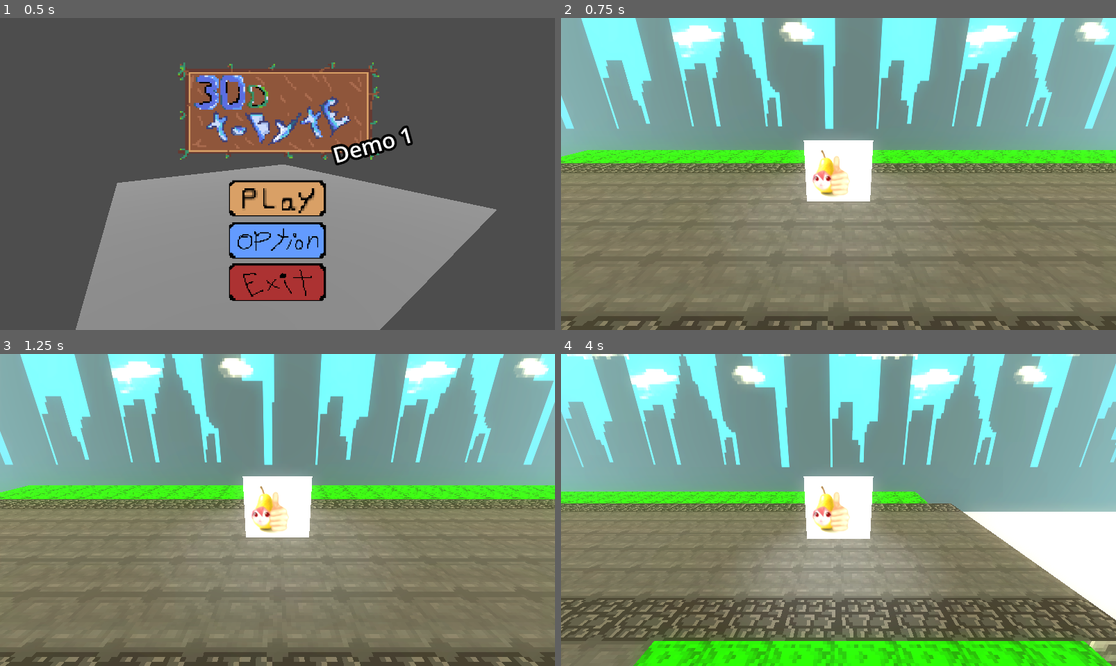
Above: before the commit, frames 1-4 (two rows, left to right).
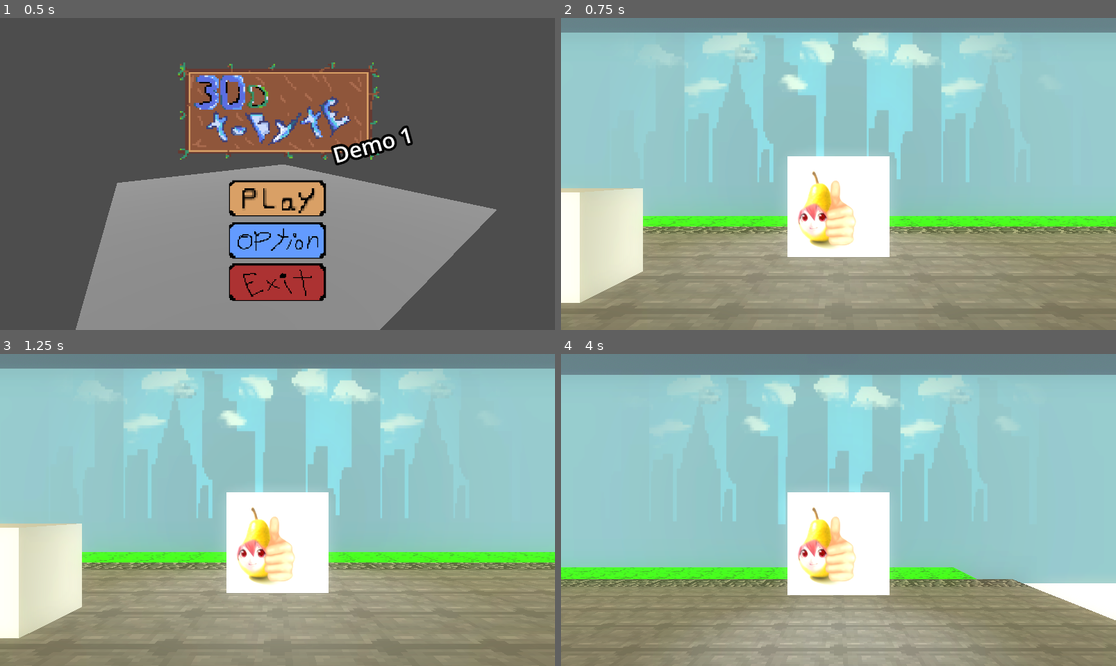
Above: after the commit, the same moments.

Repository: Gobyko23/30_DayToByte
Game: Godot game, scene res://Menu_scence/Menu3D.tscn
Same seed, same stepped clock (60 frames per second), same inputs: the game is played once before the commit and once after it.
Inputs (mouse positions are in pixels of both pictures, inside the frame that each line leads up to):
- Up to frame 1 (0.5 s): no input
- Up to frame 2 (0.75 s): click (838, 198) at 0.5 s
- Up to frame 3 (1.25 s): no input
- Up to frame 4 (4 s): tap Enter (ui_accept) at 1.25, 1.52, 2.27, 3.77 s; hold Right (ui_right) 1.28-2.03 s; hold E (interact_bind) 1.28-2.03 s; hold Down (ui_down) 2.03-2.78 s; tap E (interact_bind) at 2.1, 3.6 s; hold Right (ui_right) 2.78-3.53 s; hold E (interact_bind) 2.78-3.53 s; hold Up (ui_up) from 3.53 s (still down)

Frame 1 is identical in both runs. In frame 2, 89% of the frame differs, in the area x 0-100%, y 0-100%; in frame 3, 89%; in frame 4, 90%.

Commit message:
Added Scence Interact to main
AAA

Diff:
--- a/Scence/Interac_System.tscn
+++ b/Scence/Interac_System.tscn
@@ -1,31 +1,7 @@
-[gd_scene load_steps=13 format=4 uid="uid://jf7una4atcek"]
+[gd_scene load_steps=7 format=4 uid="uid://jf7una4atcek"]
 
 [ext_resource type="Script" uid="uid://b8eh1eklrlyby" path="res://Scripts/InteractObject.gd" id="1_7h88j"]
-[ext_resource type="PackedScene" uid="uid://o6ai16t3tw6e" path="res://Scence/Player.tscn" id="1_8wiu1"]
 [ext_resource type="Material" uid="uid://bfvuydppwvo7w" path="res://Matirial/Black.tres" id="2_qib8o"]
-
-[sub_resource type="ProceduralSkyMaterial" id="ProceduralSkyMaterial_8wiu1"]
-sky_horizon_color = Color(0.662243, 0.671743, 0.686743, 1)
-ground_horizon_color = Color(0.662243, 0.671743, 0.686743, 1)
-
-[sub_resource type="Sky" id="Sky_7h88j"]
-sky_material = SubResource("ProceduralSkyMaterial_8wiu1")
-
-[sub_resource type="Environment" id="Environment_qib8o"]
-background_mode = 2
-sky = SubResource("Sky_7h88j")
-tonemap_mode = 2
-glow_enabled = true
-glow_normalized = true
-glow_intensity = 0.99
-glow_strength = 0.37
-glow_bloom = 0.08
-glow_blend_mode = 1
-
-[sub_resource type="BoxMesh" id="BoxMesh_38kcp"]
-
-[sub_resource type="ConcavePolygonShape3D" id="ConcavePolygonShape3D_8wiu1"]
-data = PackedVector3Array(-0.5, 0.5, 0.5, 0.5, 0.5, 0.5, -0.5, -0.5, 0.5, 0.5, 0.5, 0.5, 0.5, -0.5, 0.5, -0.5, -0.5, 0.5, 0.5, 0.5, -0.5, -0.5, 0.5, -0.5, 0.5, -0.5, -0.5, -0.5, 0.5, -0.5, -0.5, -0.5, -0.5, 0.5, -0.5, -0.5, 0.5, 0.5, 0.5, 0.5, 0.5, -0.5, 0.5, -0.5, 0.5, 0.5, 0.5, -0.5, 0.5, -0.5, -0.5, 0.5, -0.5, 0.5, -0.5, 0.5, -0.5, -0.5, 0.5, 0.5, -0.5, -0.5, -0.5, -0.5, 0.5, 0.5, -0.5, -0.5, 0.5, -0.5, -0.5, -0.5, 0.5, 0.5, 0.5, -0.5, 0.5, 0.5, 0.5, 0.5, -0.5, -0.5, 0.5, 0.5, -0.5, 0.5, -0.5, 0.5, 0.5, -0.5, -0.5, -0.5, 0.5, 0.5, -0.5, 0.5, -0.5, -0.5, -0.5, 0.5, -0.5, 0.5, 0.5, -0.5, -0.5, -0.5, -0.5, -0.5)
 
 [sub_resource type="PhysicsMaterial" id="PhysicsMaterial_8wiu1"]
 rough = true
@@ -50,34 +26,14 @@
 
 [node name="Node3D" type="Node3D"]
 
-[node name="DirectionalLight3D" type="DirectionalLight3D" parent="."]
-transform = Transform3D(-0.986286, -0.0446619, 0.15889, 0, 0.962692, 0.2706, -0.165048, 0.266889, -0.949489, -0.0587692, 6.97441, -24.9534)
-light_energy = 1.8
-shadow_enabled = true
-
-[node name="WorldEnvironment" type="WorldEnvironment" parent="."]
-environment = SubResource("Environment_qib8o")
-
-[node name="MeshInstance3D2" type="MeshInstance3D" parent="."]
-transform = Transform3D(80.3825, 0, 0, 0, 0.155824, 0, 0, 0, 26.9874, 0, 0.470421, -8.26239)
-layers = 2
-cast_shadow = 0
-mesh = SubResource("BoxMesh_38kcp")
-skeleton = NodePath("../..")
-
-[node name="StaticBody3D" type="StaticBody3D" parent="MeshInstance3D2"]
-
-[node name="CollisionShape3D" type="CollisionShape3D" parent="MeshInstance3D2/StaticBody3D"]
-shape = SubResource("ConcavePolygonShape3D_8wiu1")
-
 [node name="TheBox" type="RigidBody3D" parent="." groups=["interactable"]]
-transform = Transform3D(1, 0, 0, 0, 1, 0, 0, 0, 1, 4.84592, 5.18174, 0)
 collision_layer = 2
 mass = 0.001
 physics_material_override = SubResource("PhysicsMaterial_8wiu1")
 script = ExtResource("1_7h88j")
 
 [node name="CollisionShape3D" type="CollisionShape3D" parent="TheBox"]
+transform = Transform3D(1.15, 0, 0, 0, 1.15, 0, 0, 0, 1.15, 0, 0, 0)
 shape = SubResource("BoxShape3D_8wiu1")
 
 [node name="MeshInstance3D2" type="MeshInstance3D" parent="TheBox"]
@@ -87,78 +43,3 @@
 visible = false
 mesh = SubResource("ArrayMesh_qib8o")
 skeleton = NodePath("../MeshInstance3D2")
-
-[node name="TheBox2" type="RigidBody3D" parent="." groups=["interactable"]]
-transform = Transform3D(1, 0, 0, 0, 1, 0, 0, 0, 1, 6.2939, 5.18174, 0)
-collision_layer = 2
-mass = 0.001
-physics_material_override = SubResource("PhysicsMaterial_8wiu1")
-script = ExtResource("1_7h88j")
-
-[node name="CollisionShape3D" type="CollisionShape3D" parent="TheBox2"]
-shape = SubResource("BoxShape3D_8wiu1")
-
-[node name="MeshInstance3D2" type="MeshInstance3D" parent="TheBox2"]
-mesh = SubResource("BoxMesh_qib8o")
-
-[node name="HighlightMesh" type="MeshInstance3D" parent="TheBox2"]
-visible = false
-mesh = SubResource("ArrayMesh_qib8o")
-skeleton = NodePath("../MeshInstance3D2")
-
-[node name="TheBox3" type="RigidBody3D" parent="." groups=["interactable"]]
-transform = Transform3D(1, 0, 0, 0, 1, 0, 0, 0, 1, 8.00382, 5.18174, 0)
-collision_layer = 2
-mass = 0.001
-physics_material_override = SubResource("PhysicsMaterial_8wiu1")
-script = ExtResource("1_7h88j")
-
-[node name="CollisionShape3D" type="CollisionShape3D" parent="TheBox3"]
-shape = SubResource("BoxShape3D_8wiu1")
-
-[node name="MeshInstance3D2" type="MeshInstance3D" parent="TheBox3"]
-mesh = SubResource("BoxMesh_qib8o")
-
-[node name="HighlightMesh" type="MeshInstance3D" parent="TheBox3"]
-visible = false
-mesh = SubResource("ArrayMesh_qib8o")
-skeleton = NodePath("../MeshInstance3D2")
-
-[node name="TheBox4" type="RigidBody3D" parent="." groups=["interactable"]]
-transform = Transform3D(1, 0, 0, 0, 1, 0, 0, 0, 1, 8.00382, 7.1979, 0)
-collision_layer = 2
-mass = 0.001
-physics_material_override = SubResource("PhysicsMaterial_8wiu1")
-script = ExtResource("1_7h88j")
-
-[node name="CollisionShape3D" type="CollisionShape3D" parent="TheBox4"]
-shape = SubResource("BoxShape3D_8wiu1")
-
-[node name="MeshInstance3D2" type="MeshInstance3D" parent="TheBox4"]
-mesh = SubResource("BoxMesh_qib8o")
-
-[node name="HighlightMesh" type="MeshInstance3D" parent="TheBox4"]
-visible = false
-mesh = SubResource("ArrayMesh_qib8o")
-skeleton = NodePath("../MeshInstance3D2")
-
-[node name="TheBox5" type="RigidBody3D" parent="." groups=["interactable"]]
-transform = Transform3D(1, 0, 0, 0, 1, 0, 0, 0, 1, 7.57738, 8.70443, 0)
-collision_layer = 2
-mass = 0.001
-physics_material_override = SubResource("PhysicsMaterial_8wiu1")
-script = ExtResource("1_7h88j")
-
-[node name="CollisionShape3D" type="CollisionShape3D" parent="TheBox5"]
-shape = SubResource("BoxShape3D_8wiu1")
-
-[node name="MeshInstance3D2" type="MeshInstance3D" parent="TheBox5"]
-mesh = SubResource("BoxMesh_qib8o")
-
-[node name="HighlightMesh" type="MeshInstance3D" parent="TheBox5"]
-visible = false
-mesh = SubResource("ArrayMesh_qib8o")
-skeleton = NodePath("../MeshInstance3D2")
-
-[node name="Player" parent="." instance=ExtResource("1_8wiu1")]
-transform = Transform3D(1, 0, 0, 0, 1, 0, 0, 0, 1, -1.40444, 4.27167, -3.96831)
--- a/Scence/Main_Game.tscn
+++ b/Scence/Main_Game.tscn
@@ -1,8 +1,9 @@
-[gd_scene load_steps=9 format=3 uid="uid://ds23uuxkvbpfi"]
+[gd_scene load_steps=10 format=3 uid="uid://ds23uuxkvbpfi"]
 
 [ext_resource type="PackedScene" uid="uid://o6ai16t3tw6e" path="res://Scence/Player.tscn" id="1_saw18"]
 [ext_resource type="PackedScene" uid="uid://br461d2cjfani" path="res://Scence/bg.tscn" id="2_2ql1y"]
 [ext_resource type="MeshLibrary" uid="uid://bvlbel0ympipq" path="res://Assets/Tile_set/All/Out_Side_2.tres" id="3_yxyh7"]
+[ext_resource type="PackedScene" uid="uid://jf7una4atcek" path="res://Scence/Interac_System.tscn" id="4_o4lyb"]
 
 [sub_resource type="ProceduralSkyMaterial" id="ProceduralSkyMaterial_yxyh7"]
 sky_top_color = Color(0.191332, 0.208243, 0.231771, 1)
@@ -64,16 +65,16 @@
 omni_attenuation = -0.605
 
 [node name="BG" parent="." instance=ExtResource("2_2ql1y")]
-transform = Transform3D(13.2938, 0, 0, 0, 16.1316, 0, 0, 0, 5.55251, -17.3461, 4.01376, -51.7765)
+transform = Transform3D(15.3922, 0, 0, 0, 22.7962, 0, 0, 0, 5.55251, -21.5875, 10.6858, -84.2225)
 
 [node name="BG2" parent="." instance=ExtResource("2_2ql1y")]
-transform = Transform3D(13.2938, 0, 0, 0, 16.1316, 0, 0, 0, 5.55251, -67.9453, 4.01376, -51.7765)
+transform = Transform3D(15.3922, 0, 0, 0, 22.7962, 0, 0, 0, 5.55251, -80.1735, 10.6858, -84.2225)
 
 [node name="BG3" parent="." instance=ExtResource("2_2ql1y")]
-transform = Transform3D(13.2938, 0, 0, 0, 16.1316, 0, 0, 0, 5.55251, 33.2068, 4.01376, -51.7765)
+transform = Transform3D(15.3922, 0, 0, 0, 22.7962, 0, 0, 0, 5.55251, 36.945, 10.6858, -84.2225)
 
 [node name="BG4" parent="." instance=ExtResource("2_2ql1y")]
-transform = Transform3D(13.2938, 0, 0, 0, 16.1316, 0, 0, 0, 5.55251, 83.7936, 4.01376, -51.7765)
+transform = Transform3D(15.3922, 0, 0, 0, 22.7962, 0, 0, 0, 5.55251, 95.5167, 10.6858, -84.2225)
 
 [node name="Part" type="Node3D" parent="."]
 transform = Transform3D(1, 0, 0, 0, 1, 0, 0, 0, 1, -116.906, 0, 0)
@@ -130,3 +131,6 @@
 light_indirect_energy = 2.324
 light_volumetric_fog_energy = 1.441
 light_specular = 1.331
+
+[node name="Node3D" parent="." instance=ExtResource("4_o4lyb")]
+transform = Transform3D(1, 0, 0, 0, 1, 0, 0, 0, 1, -6.84386, 2.05415, -9.52329)
--- a/Scence/Player.tscn
+++ b/Scence/Player.tscn
@@ -32,9 +32,9 @@
 debug_color = Color(0.0153334, 0.723173, 0.841146, 0.42)
 
 [node name="Player_Camera" type="Camera3D" parent="."]
-transform = Transform3D(1, 0, 0, 0, 0.93824, 0.345986, 0, -0.345986, 0.93824, 0, 2.09356, 5.03081)
+transform = Transform3D(1, 0, 0, 0, 1, 0, 0, 0, 1, 0, 0.766473, 5.09207)
 doppler_tracking = 2
-fov = 67.5
+fov = 48.8
 
 [node name="InteractArea" type="Area3D" parent="."]
 collision_mask = 2
@@ -86,6 +86,7 @@
 grow_vertical = 2
 theme_override_styles/background = SubResource("StyleBoxEmpty_16m5h")
 theme_override_styles/fill = SubResource("StyleBoxFlat_16m5h")
+show_percentage = false
 
 [connection signal="body_entered" from="InteractArea" to="." method="_on_interact_area_body_entered"]
 [connection signal="body_exited" from="InteractArea" to="." method="_on_interact_area_body_exited"]
--- a/Scence/char_sprite.gd
+++ b/Scence/char_sprite.gd
@@ -1,8 +1,8 @@
 extends CharacterBody3D
 
 
-const SPEED = 6.0
-const JUMP_VELOCITY = 4.5
+const SPEED :float= 6.0
+const JUMP_VELOCITY :float= 4.5
 @onready var InteractArea = $InteractArea
 @onready var InteractText = $Text_Screen
 @onready var HoldBar = $Text_Screen/HoldBar
@@ -11,9 +11,9 @@
 
 
 # เวลาที่ต้องการให้ผู้เล่นกดค้าง (วินาที)
-const HOLD_TIME = 0.5
-var hold_timer := 0.0
-var is_holding := false
+const HOLD_TIME :float= 0.9
+var hold_timer :float= 0.0
+var is_holding :bool= false
 
 func _physics_process(delta: float) -> void:
 	# Add the gravity.
--- a/project.godot
+++ b/project.godot
@@ -21,6 +21,38 @@
 
 [input]
 
+ui_left={
+"deadzone": 0.5,
+"events": [Object(InputEventKey,"resource_local_to_scene":false,"resource_name":"","device":0,"window_id":0,"alt_pressed":false,"shift_pressed":false,"ctrl_pressed":false,"meta_pressed":false,"pressed":false,"keycode":4194319,"physical_keycode":0,"key_label":0,"unicode":0,"location":0,"echo":false,"script":null)
+, Object(InputEventJoypadButton,"resource_local_to_scene":false,"resource_name":"","device":0,"button_index":13,"pressure":0.0,"pressed":false,"script":null)
+, Object(InputEventJoypadMotion,"resource_local_to_scene":false,"resource_name":"","device":0,"axis":0,"axis_value":-1.0,"script":null)
+, Object(InputEventKey,"resource_local_to_scene":false,"resource_name":"","device":-1,"window_id":0,"alt_pressed":false,"shift_pressed":false,"ctrl_pressed":false,"meta_pressed":false,"pressed":false,"keycode":0,"physical_keycode":65,"key_label":0,"unicode":97,"location":0,"echo":false,"script":null)
+]
+}
+ui_right={
+"deadzone": 0.5,
+"events": [Object(InputEventKey,"resource_local_to_scene":false,"resource_name":"","device":0,"window_id":0,"alt_pressed":false,"shift_pressed":false,"ctrl_pressed":false,"meta_pressed":false,"pressed":false,"keycode":4194321,"physical_keycode":0,"key_label":0,"unicode":0,"location":0,"echo":false,"script":null)
+, Object(InputEventJoypadButton,"resource_local_to_scene":false,"resource_name":"","device":0,"button_index":14,"pressure":0.0,"pressed":false,"script":null)
+, Object(InputEventJoypadMotion,"resource_local_to_scene":false,"resource_name":"","device":0,"axis":0,"axis_value":1.0,"script":null)
+, Object(InputEventKey,"resource_local_to_scene":false,"resource_name":"","device":-1,"window_id":0,"alt_pressed":false,"shift_pressed":false,"ctrl_pressed":false,"meta_pressed":false,"pressed":false,"keycode":0,"physical_keycode":68,"key_label":0,"unicode":100,"location":0,"echo":false,"script":null)
+]
+}
+ui_up={
+"deadzone": 0.5,
+"events": [Object(InputEventKey,"resource_local_to_scene":false,"resource_name":"","device":0,"window_id":0,"alt_pressed":false,"shift_pressed":false,"ctrl_pressed":false,"meta_pressed":false,"pressed":false,"keycode":4194320,"physical_keycode":0,"key_label":0,"unicode":0,"location":0,"echo":false,"script":null)
+, Object(InputEventJoypadButton,"resource_local_to_scene":false,"resource_name":"","device":0,"button_index":11,"pressure":0.0,"pressed":false,"script":null)
+, Object(InputEventJoypadMotion,"resource_local_to_scene":false,"resource_name":"","device":0,"axis":1,"axis_value":-1.0,"script":null)
+, Object(InputEventKey,"resource_local_to_scene":false,"resource_name":"","device":-1,"window_id":0,"alt_pressed":false,"shift_pressed":false,"ctrl_pressed":false,"meta_pressed":false,"pressed":false,"keycode":0,"physical_keycode":87,"key_label":0,"unicode":119,"location":0,"echo":false,"script":null)
+]
+}
+ui_down={
+"deadzone": 0.5,
+"events": [Object(InputEventKey,"resource_local_to_scene":false,"resource_name":"","device":0,"window_id":0,"alt_pressed":false,"shift_pressed":false,"ctrl_pressed":false,"meta_pressed":false,"pressed":false,"keycode":4194322,"physical_keycode":0,"key_label":0,"unicode":0,"location":0,"echo":false,"script":null)
+, Object(InputEventJoypadButton,"resource_local_to_scene":false,"resource_name":"","device":0,"button_index":12,"pressure":0.0,"pressed":false,"script":null)
+, Object(InputEventJoypadMotion,"resource_local_to_scene":false,"resource_name":"","device":0,"axis":1,"axis_value":1.0,"script":null)
+, Object(InputEventKey,"resource_local_to_scene":false,"resource_name":"","device":-1,"window_id":0,"alt_pressed":false,"shift_pressed":false,"ctrl_pressed":false,"meta_pressed":false,"pressed":false,"keycode":0,"physical_keycode":83,"key_label":0,"unicode":115,"location":0,"echo":false,"script":null)
+]
+}
 interact_bind={
 "deadzone": 0.2,
 "events": [Object(InputEventKey,"resource_local_to_scene":false,"resource_name":"","device":-1,"window_id":0,"alt_press …(192 unchanged characters)…
